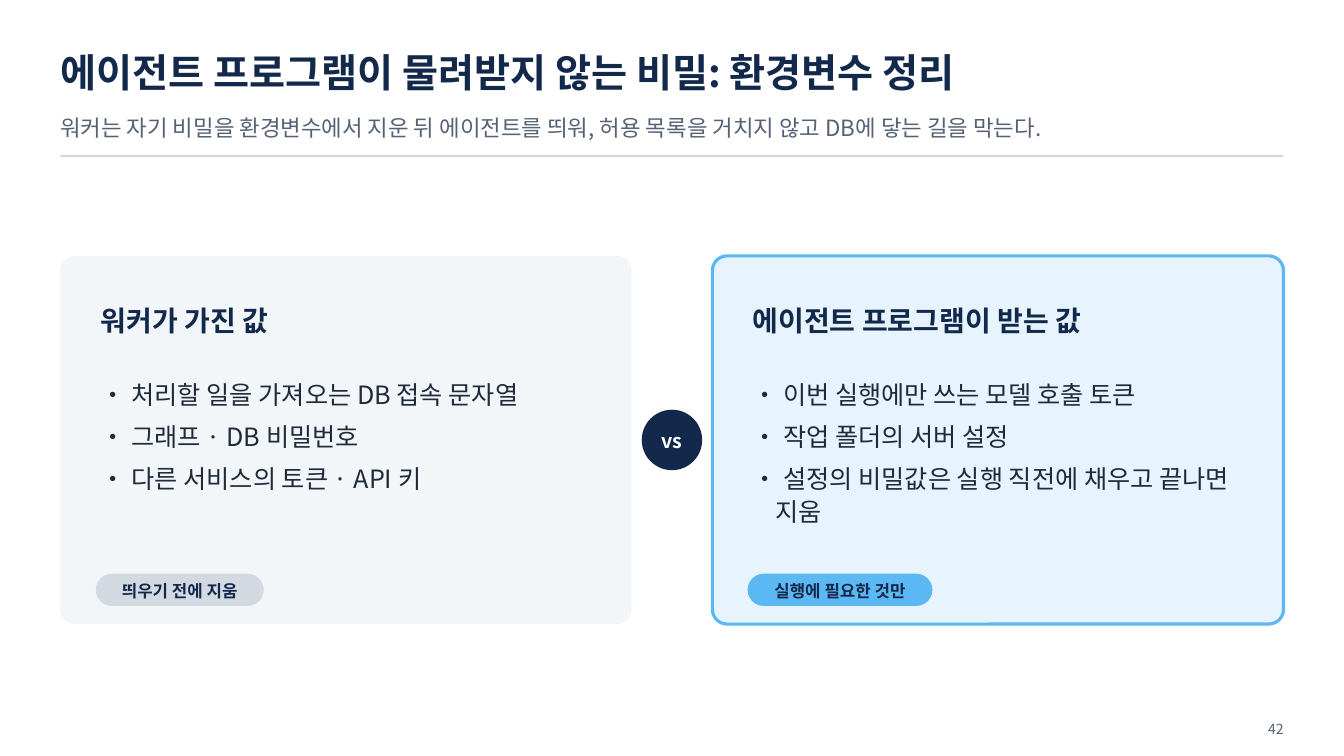
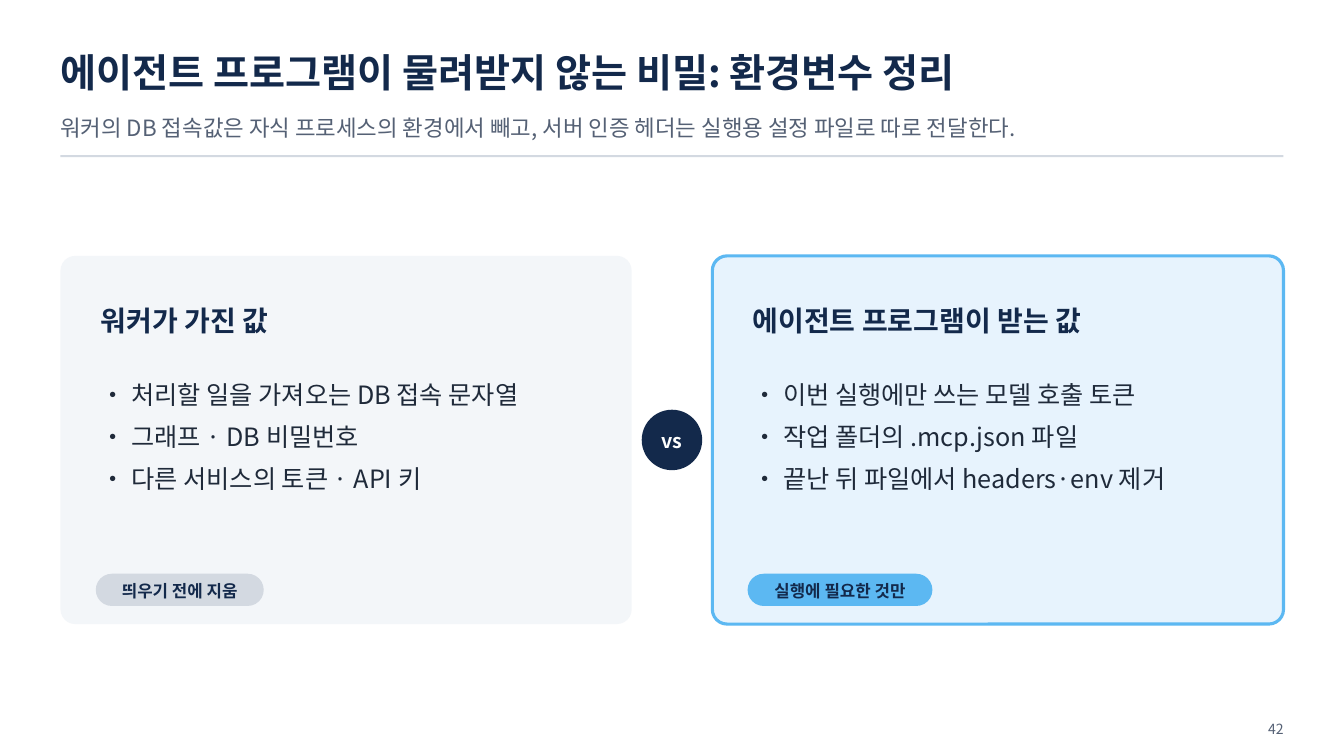
Before and after one commit to uengine-oss/hyd-iot-edu, a slide deck: slide 42 of workspace/강의제작/산출물/통합반/이론_오프라인/06회차/통합반_오프라인_06회차.pptx. Drawn at 1344x756 pixels with LibreOffice and Linux fonts; fonts in the diff are those of the drawing. Boxes give left, top, right and bottom in pixels: in the first picture for what was removed or moved away, otherwise in the second. Text is boxed around its words. In the diff, an @@ line names an element or a change of style, - is before the commit and + after.

Commit message:
통합반 현장 6회차 39~45장 파일 조회 범위·인증 정보와 빈 결과·실패·잘림을 구별해 기록하는 현장 화면과 노트를 검증한다

```diff
--- a/workspace/강의제작/산출물/통합반/이론_오프라인/06회차/통합반_오프라인_06회차.pptx
+++ b/workspace/강의제작/산출물/통합반/이론_오프라인/06회차/통합반_오프라인_06회차.pptx
@@ text at [60,117,1016,140]: text changed @@
-워커는 자기 비밀을 환경변수에서 지운 뒤 에이전트를 띄워, 허용 목록을 거치지 않고 DB에 닿는 길을 막는다.
+워커의 DB 접속값은 자식 프로세스의 환경에서 빼고, 서버 인증 헤더는 실행용 설정 파일로 따로 전달한다.
@@ text at [783,425,1165,490]: text changed @@
-• 작업 폴더의 서버 설정
-• 설정의 비밀값은 실행 직전에 채우고 끝나면 지움
+• 작업 폴더의 .mcp.json 파일
+• 끝난 뒤 파일에서 headers·env 제거
```
Also in this commit, not shown: 5 other slides changed, 10 other files.
